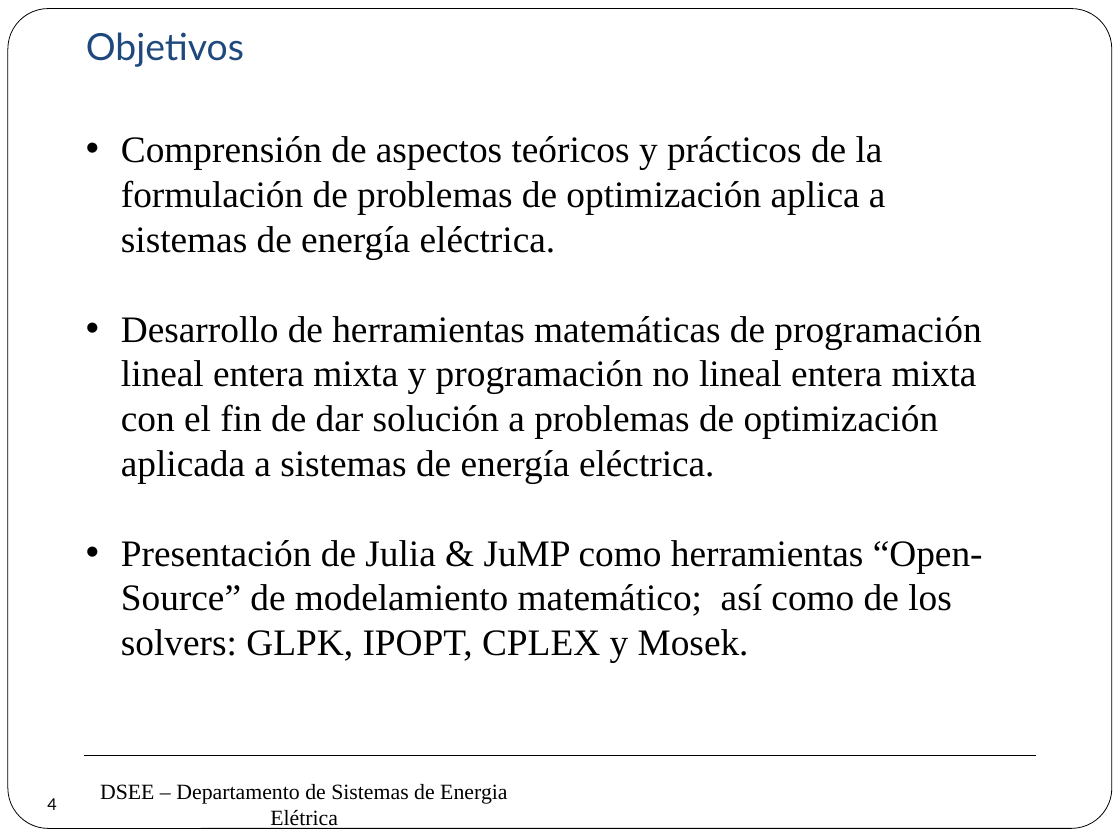
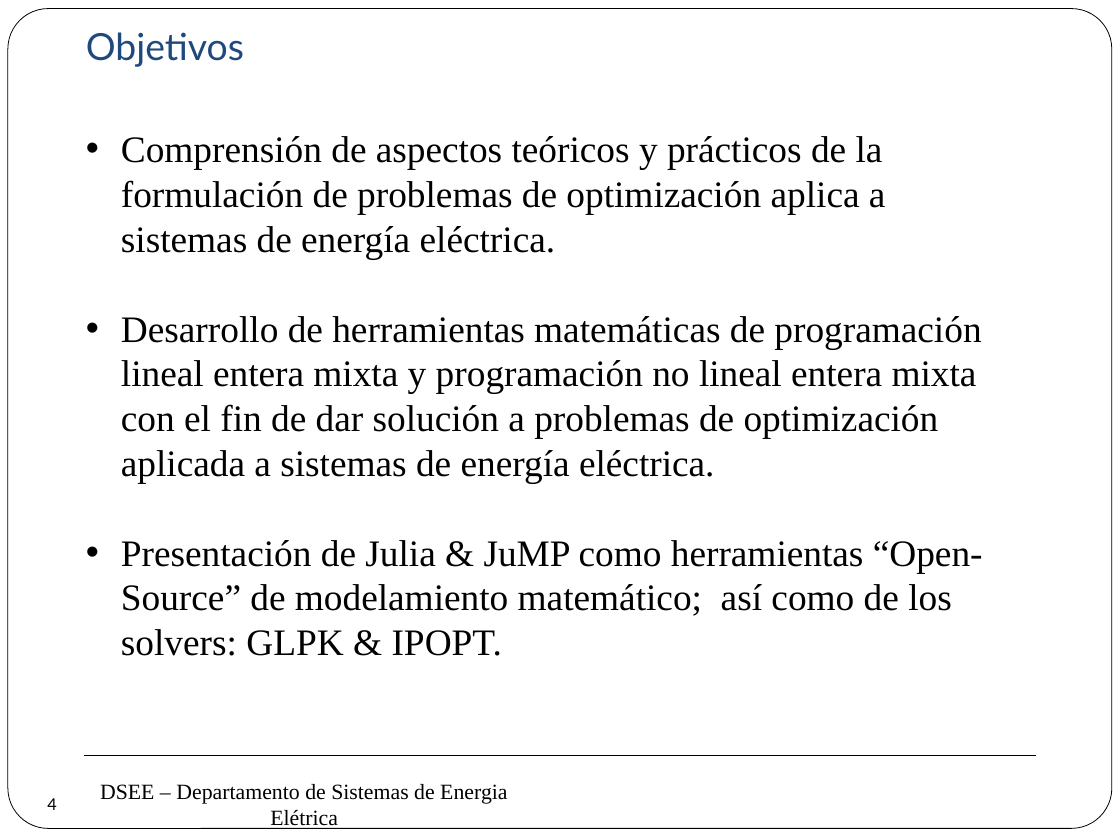
Before and after one commit to erikfilias/Power-Systems-Optimization-using-Julia-Language, a slide deck: slide 4 of 1. Lectures/Introducción a la Optimización aplicada a Sistemas de Energía Eléctrica/Dia 1/1. Presentación.pptx. Drawn at 1120x840 pixels with LibreOffice and Linux fonts; fonts in the diff are those of the drawing; background and template pictures are left out. Boxes give left, top, right and bottom in pixels: in the first picture for what was removed or moved away, otherwise in the second. Text is boxed around its words. In the diff, an @@ line names an element or a change of style, - is before the commit and + after.

```diff
--- a/1. Lectures/Introducción a la Optimización aplicada a Sistemas de Energía Eléctrica/Dia 1/1. Presentación.pptx
+++ b/1. Lectures/Introducción a la Optimización aplicada a Sistemas de Energía Eléctrica/Dia 1/1. Presentación.pptx
@@ text at [121, 540, 983, 656]: text changed @@
-• Presentación de Julia & JuMP como herramientas “Open-Source” de modelamiento matemático; así como de los solvers: GLPK, IPOPT, CPLEX y Mosek.
+• Presentación de Julia & JuMP como herramientas “Open-Source” de modelamiento matemático; así como de los solvers: GLPK & IPOPT.
```
Also in this commit, not shown: 2 other files.
